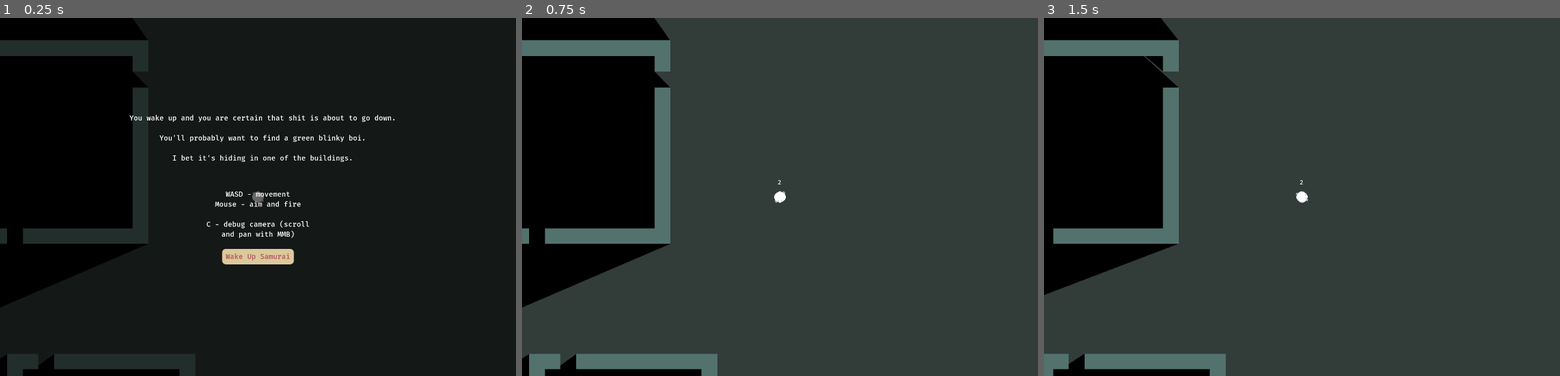
Above: before the commit, frames 1-3 (left to right).
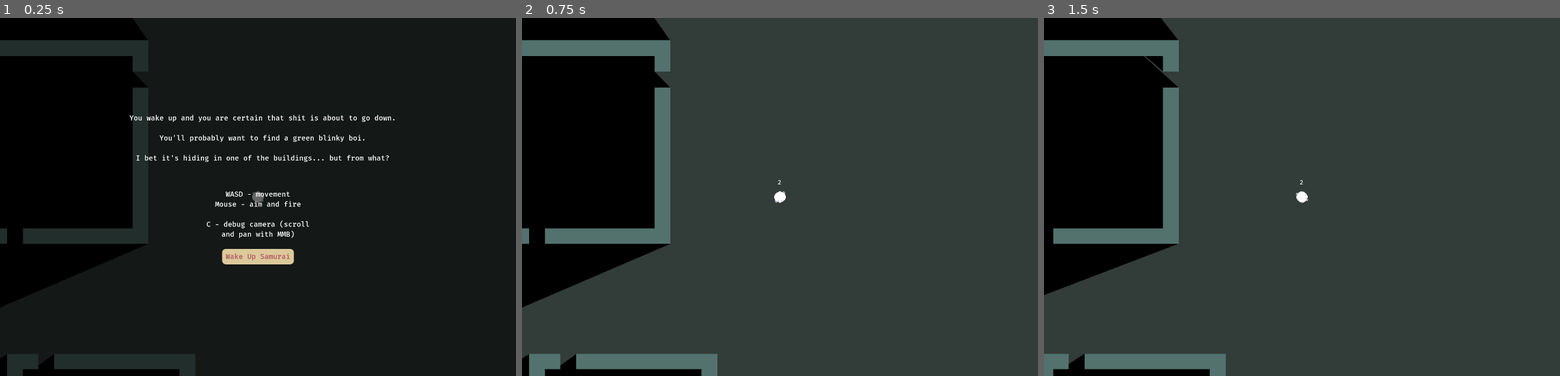
Above: after the commit, the same moments.

Repository: NomadicDaggy/procgen1
Game: Godot game, scene res://scenes/world.tscn
The game is run twice, just before and just after one commit, with the same random seed, the same clock (stepped at 60 frames per second) and the same inputs.
Inputs (mouse positions are in pixels of both pictures, inside the frame that each line leads up to):
- Up to frame 1 (0.25 s): no input
- Up to frame 2 (0.75 s): click "Wake Up Samurai" at 0.5 s
- Up to frame 3 (1.5 s): tap Enter at 1.25 s; move the mouse to (1415, 179) at 1.27 s; press the mouse at (1415, 179) at 1.28 s; hold D (move_right) from 1.28 s (still down)

The runs differ from the first frame. In frame 1, 0.4% of the frame differs, in the area x 26-76%, y 38-41%; in frame 2, nothing differs; in frame 3, nothing differs.

Commit message:
adjust starting info

Diff:
--- a/scenes/ui.tscn
+++ b/scenes/ui.tscn
@@ -106,7 +106,7 @@
 
 You'll probably want to find a green blinky boi.
 
-I bet it's hiding in one of the buildings."
+I bet it's hiding in one of the buildings... but from what?"
 horizontal_alignment = 1
 autowrap_mode = 3
 
